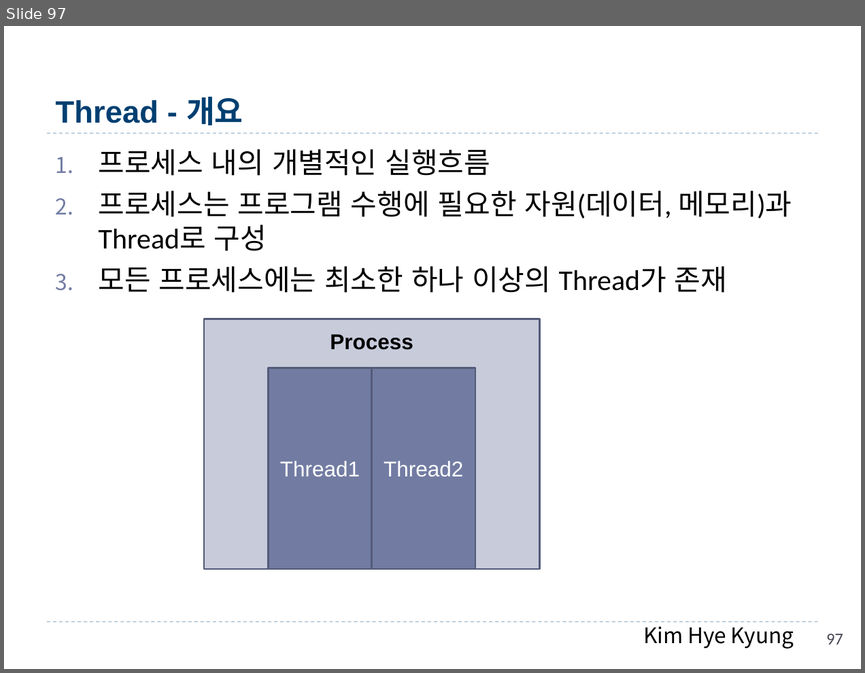
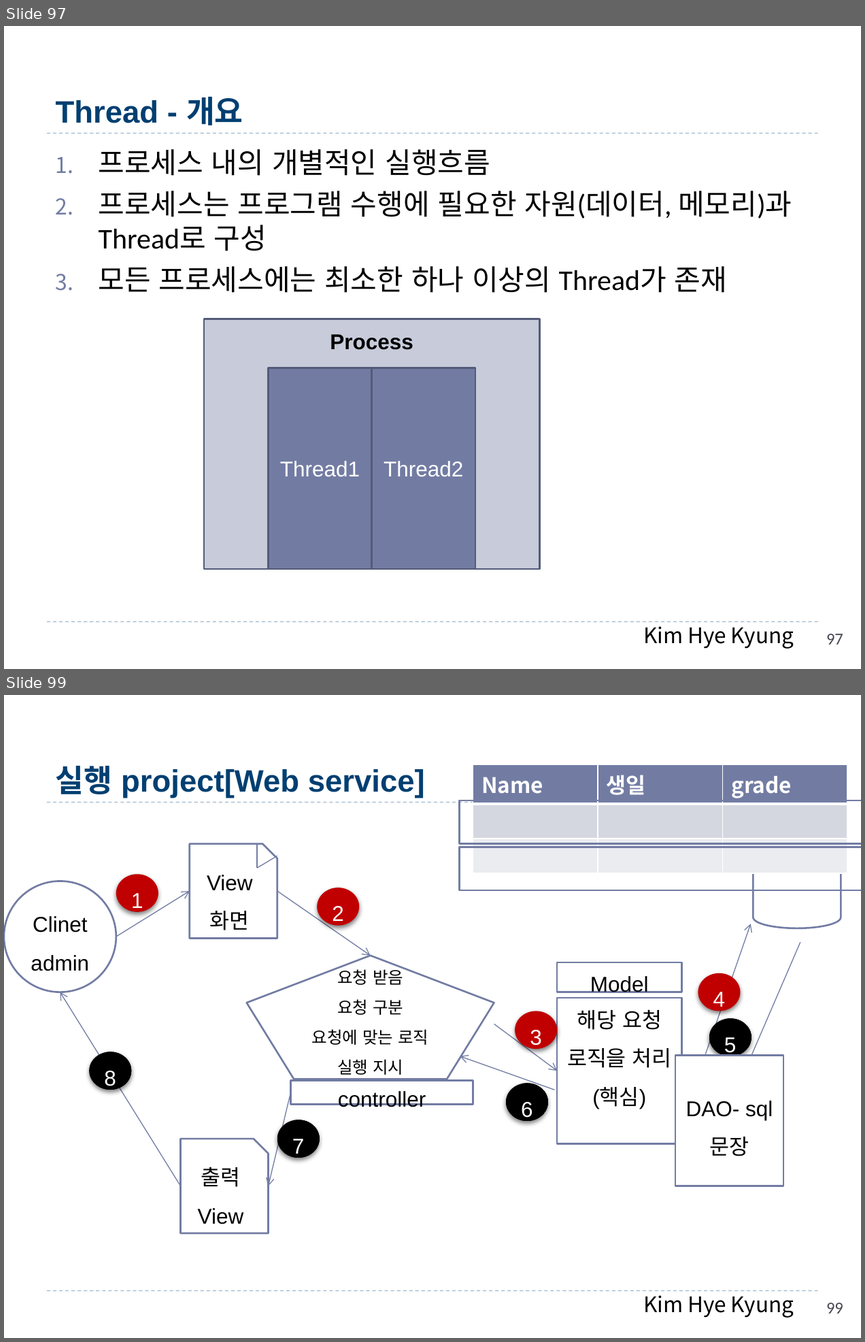
Before and after one commit to hwanginbeom/bigData, a slide deck: 1.Java_김혜경.pptx. Shown one above the other, each under a label of ours: slide 97 before the commit, slides 97 and 99 after it; the slides between them are not shown. The pictures are 865x673 and 865x1342 pixels, drawn with LibreOffice and Linux fonts; fonts in the diff are those of the drawing. Boxes give left, top, right and bottom in pixels: in the first picture for what was removed or moved away, otherwise in the second. Text is boxed around its words. In the diff, an @@ line names an element or a change of style, - is before the commit and + after.

```diff
--- a/1.Java_김혜경.pptx
+++ b/1.Java_김혜경.pptx
@@ slide 99 added at box(4, 695, 861, 1338), background #FFFFFF; not listed: 3 template elements that a slide beside it also shows @@
@@ title added at box(56, 766, 425, 798), 26 pt, text #003F71, bold @@
+실행 project[Web service]
@@ table added at box(473, 764, 848, 869), 3 rows, 3 columns @@
+Name | 생일 | grade
+ |  | 
+ |  | 
@@ rectangle added at box(459, 800, 861, 844), outline #727CA3 1.5 pt @@
@@ cylinder added at box(753, 834, 840, 928), fill #FFFFFF, outline #727CA3 1.5 pt @@
@@ snip rect added at box(190, 844, 277, 938), fill #FFFFFF, outline #727CA3 1.5 pt, 18 pt, text #000000 @@
+View 화면
@@ line added from (257, 844) to (257, 868), #727CA3 0.75 pt @@
@@ line added from (257, 868) to (277, 856), #727CA3 0.75 pt @@
@@ rectangle added at box(459, 847, 861, 890), outline #727CA3 1.5 pt @@
@@ ellipse added at box(116, 874, 158, 912), fill #C00000, 18 pt, text #FFFFFF @@
+1
@@ ellipse added at box(4, 881, 116, 992), fill #FFFFFF, outline #727CA3 1.5 pt, 18 pt, text #000000 @@
+Clinet
+admin
@@ arrow added from (116, 936) to (190, 892), #727CA3 0.75 pt @@
@@ arrow added from (277, 892) to (371, 955), #727CA3 0.75 pt @@
@@ ellipse added at box(317, 888, 359, 926), fill #C00000, 18 pt, text #FFFFFF @@
+2
@@ arrow added from (676, 1139) to (750, 923), #727CA3 0.75 pt @@
@@ pentagon added at box(247, 955, 494, 1079), fill #FFFFFF, outline #727CA3 1.5 pt, 14 pt, text #000000 @@
+요청 받음
+요청 구분
+요청에 맞는 로직 실행 지시
@@ arrow added from (800, 942) to (713, 1143), #727CA3 0.75 pt @@
@@ rectangle added at box(557, 962, 682, 992), fill #FFFFFF, outline #727CA3 1.5 pt, 18 pt, text #000000 @@
+Model
@@ ellipse added at box(698, 974, 740, 1011), fill #C00000, 18 pt, text #FFFFFF @@
+4
@@ arrow added from (181, 1186) to (60, 992), #727CA3 0.75 pt @@
@@ rectangle added at box(557, 998, 682, 1143), fill #FFFFFF, outline #727CA3 1.5 pt, 18 pt, text #000000 @@
+해당 요청 로직을 처리(핵심)
@@ ellipse added at box(515, 1011, 557, 1049), fill #C00000, 18 pt, text #FFFFFF @@
+3
@@ ellipse added at box(709, 1018, 751, 1055), fill #000000, 18 pt, text #FFFFFF @@
+5
@@ arrow added from (494, 1024) to (557, 1070), #727CA3 0.75 pt @@
@@ ellipse added at box(89, 1051, 130, 1089), fill #000000, 18 pt, text #FFFFFF @@
+8
@@ arrow added from (554, 1090) to (460, 1055), #727CA3 0.75 pt @@
@@ rectangle added at box(675, 1055, 783, 1186), fill #FFFFFF, outline #727CA3 1.5 pt, 18 pt, text #000000 @@
+DAO- sql문장
@@ arrow added from (294, 1079) to (268, 1186), #727CA3 0.75 pt @@
@@ rectangle added at box(291, 1080, 473, 1104), fill #FFFFFF, outline #727CA3 1.5 pt, 18 pt, text #000000 @@
+controller
@@ ellipse added at box(506, 1083, 548, 1121), fill #000000, 18 pt, text #FFFFFF @@
+6
@@ ellipse added at box(277, 1120, 320, 1157), fill #000000, 18 pt, text #FFFFFF @@
+7
@@ snip rect added at box(181, 1139, 268, 1233), fill #FFFFFF, outline #727CA3 1.5 pt, 18 pt, text #000000 @@
+출력 View
@@ page number added at box(826, 1302, 843, 1313), 14 pt, text #464653 @@
+99
```
Also in this commit, not shown: 2 other slides added.
